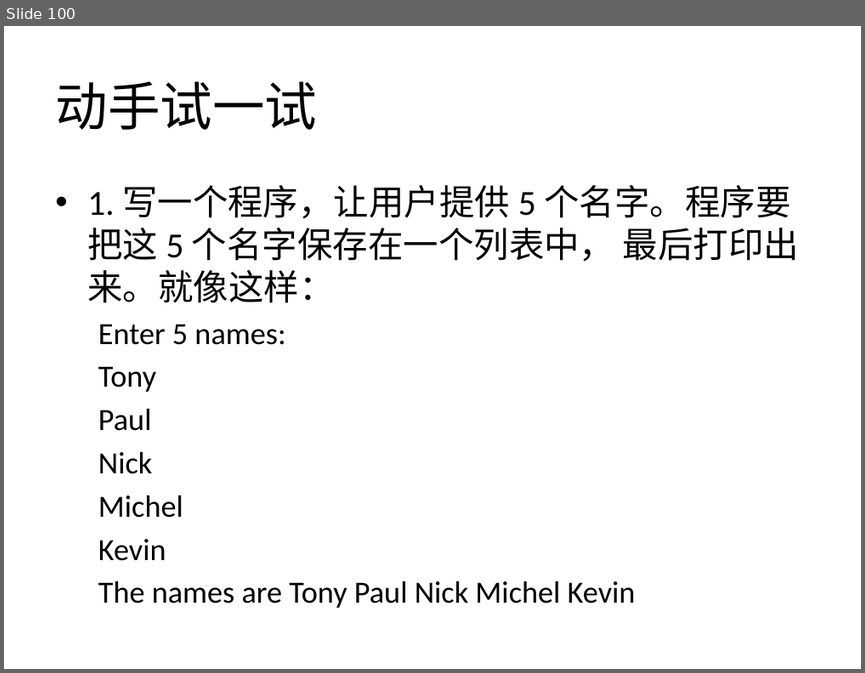
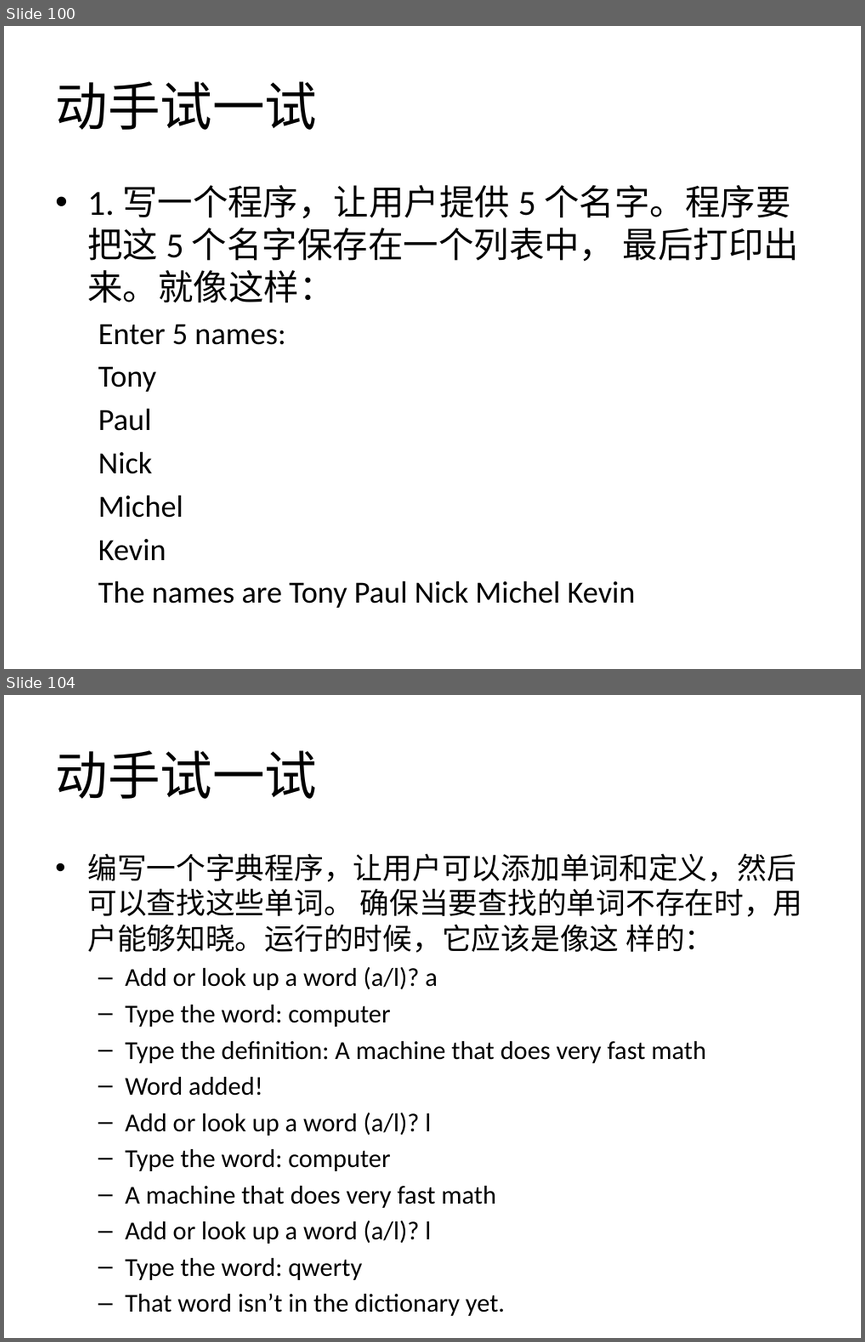
Before and after one commit to zhinan18/Python3, a slide deck: readme/Python3.pptx. Shown one above the other, each under a label of ours: slide 100 before the commit, slides 100 and 104 after it; the slides between them are not shown. The pictures are 865x673 and 865x1342 pixels, drawn with LibreOffice and Linux fonts; fonts in the diff are those of the drawing. Boxes give left, top, right and bottom in pixels: in the first picture for what was removed or moved away, otherwise in the second. Text is boxed around its words. In the diff, an @@ line names an element or a change of style, - is before the commit and + after.

```diff
--- a/readme/Python3.pptx
+++ b/readme/Python3.pptx
@@ slide 104 added at [4, 695, 861, 1338], background #FFFFFF @@
@@ title added at [55, 750, 317, 799], 44 pt, text #000000 @@
+动手试一试
@@ text added at [87, 853, 803, 1280], 21.7 pt, text #000000 @@
+• 编写一个字典程序，让用户可以添加单词和定义，然后可以查找这些单词。 确保当要查找的单词不存在时，用户能够知晓。运行的时候，它应该是像这 样的：
+  – Add or look up a word (a/l)? a
+  – Type the word: computer
+  – Type the definition: A machine that does very fast math
+  – Word added!
+  – Add or look up a word (a/l)? l
+  – Type the word: computer
+  – A machine that does very fast math
+  – Add or look up a word (a/l)? l
+  – Type the word: qwerty
+  – That word isn’t in the dictionary yet.
```
Also in this commit, not shown: 15 other slides added, 11 other files.
